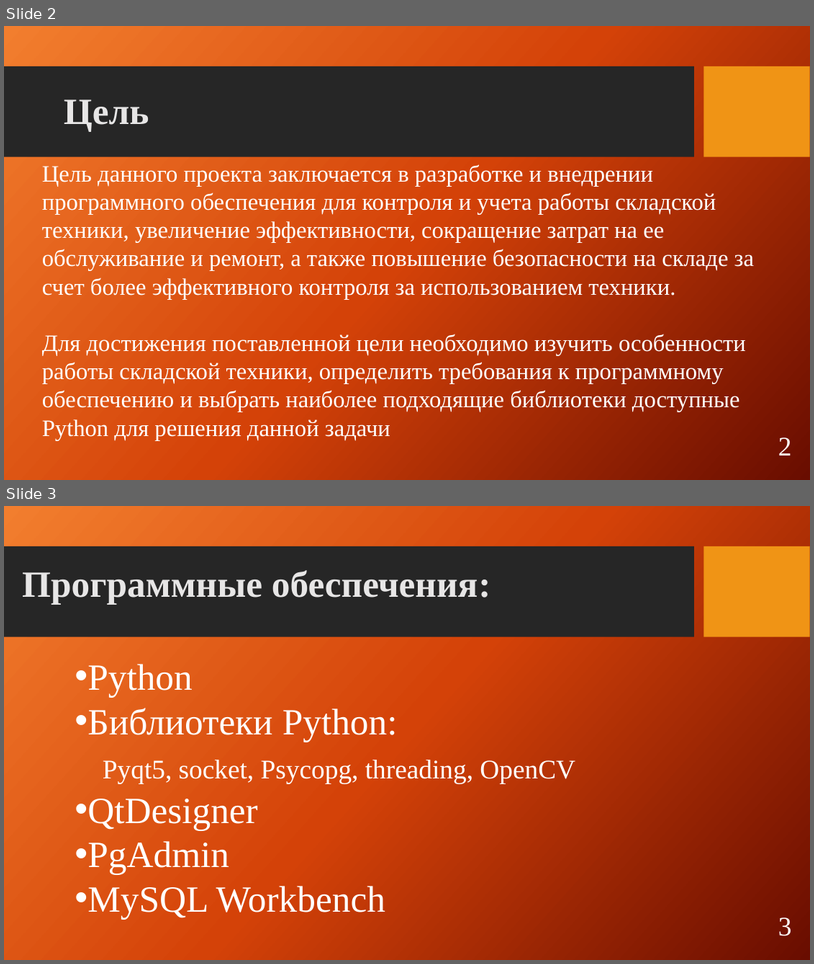
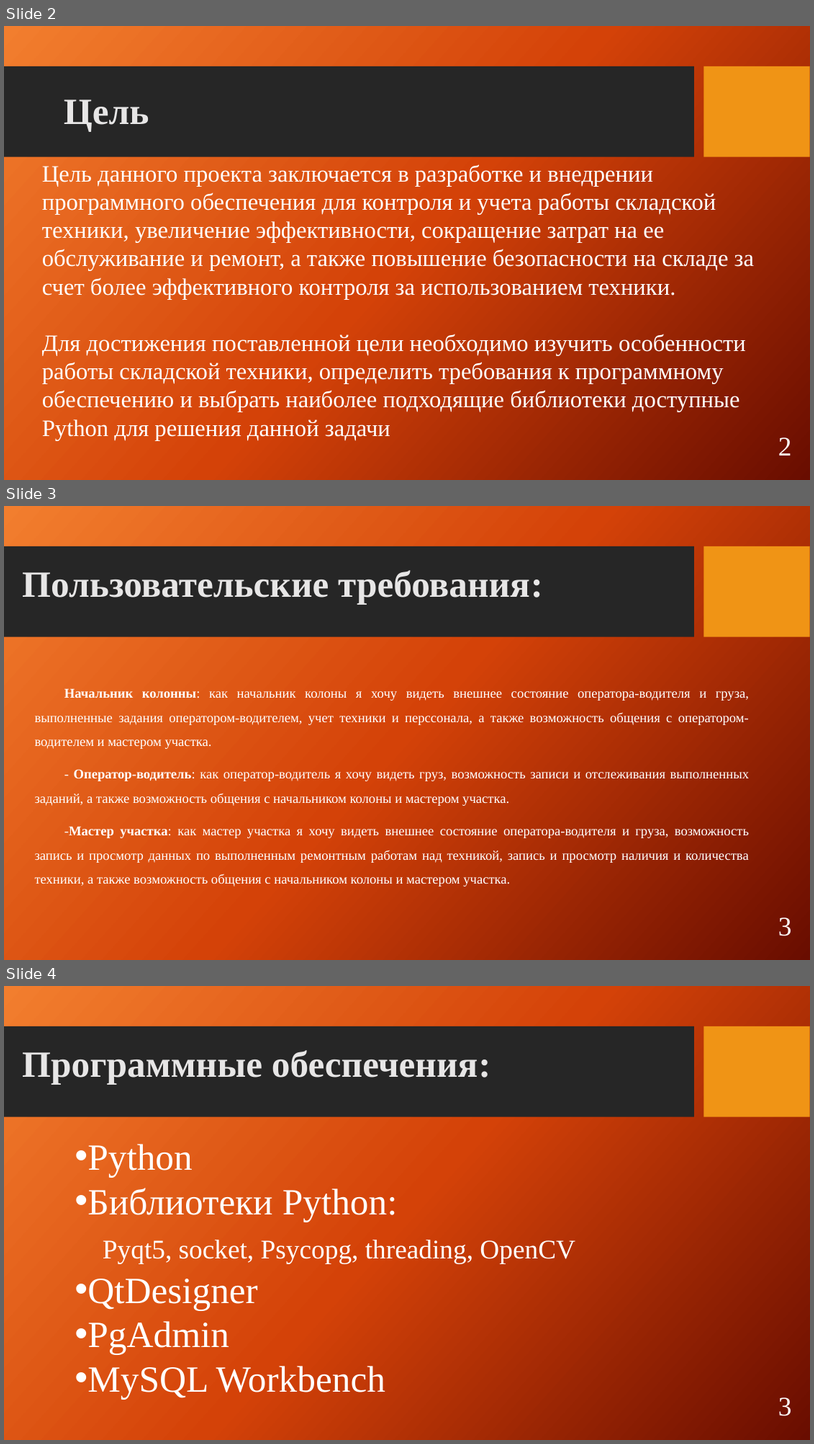
Before and after one commit to Raven988/WTCS, a slide deck: diplom/Презентация_пример.pptx. Shown one above the other, each under a label of ours: slides 2 and 3 before the commit, slides 2, 3 and 4 after it. The pictures are 814x964 and 814x1444 pixels, drawn with LibreOffice and Linux fonts; fonts in the diff are those of the drawing; background and template pictures are left out. Boxes give left, top, right and bottom in pixels: in the first picture for what was removed or moved away, otherwise in the second. Text is boxed around its words. In the diff, an @@ line names an element or a change of style, - is before the commit and + after.

```diff
--- a/diplom/Презентация_пример.pptx
+++ b/diplom/Презентация_пример.pptx
@@ slide 3 added at <box>4,506,810,960</box>, background picture (left out); not listed: 2 template elements that a slide beside it also shows @@
@@ text added at <box>22,570,543,605</box>, 44 pt, text #E7E6E6, bold @@
+Пользовательские требования:
@@ text added at <box>35,688,750,886</box>, 16 pt, text #FFFFFF @@
+Начальник колонны: как начальник колоны я хочу видеть внешнее состояние оператора-водителя и груза, выполненные задания оператором-водителем, учет техники и перссонала, а также возможность общения с оператором-водителем и мастером участка.
+- Оператор-водитель: как оператор-водитель я хочу видеть груз, возможность записи и отслеживания выполненных заданий, а также возможность общения с начальником колоны и мастером участка.
+-Мастер участка: как мастер участка я хочу видеть внешнее состояние оператора-водителя и груза, возможность запись и просмотр данных по выполненным ремонтным работам над техникой, запись и просмотр наличия и количества техники, а также возможность общения с начальником колоны и мастером участка.
@@ text added at <box>779,917,792,936</box>, 32 pt, text #FFFFFF @@
+3
@@ what was slide 3 is now slide 4 @@
```
Also in this commit, not shown: 1 other slide added, 4 other files.
